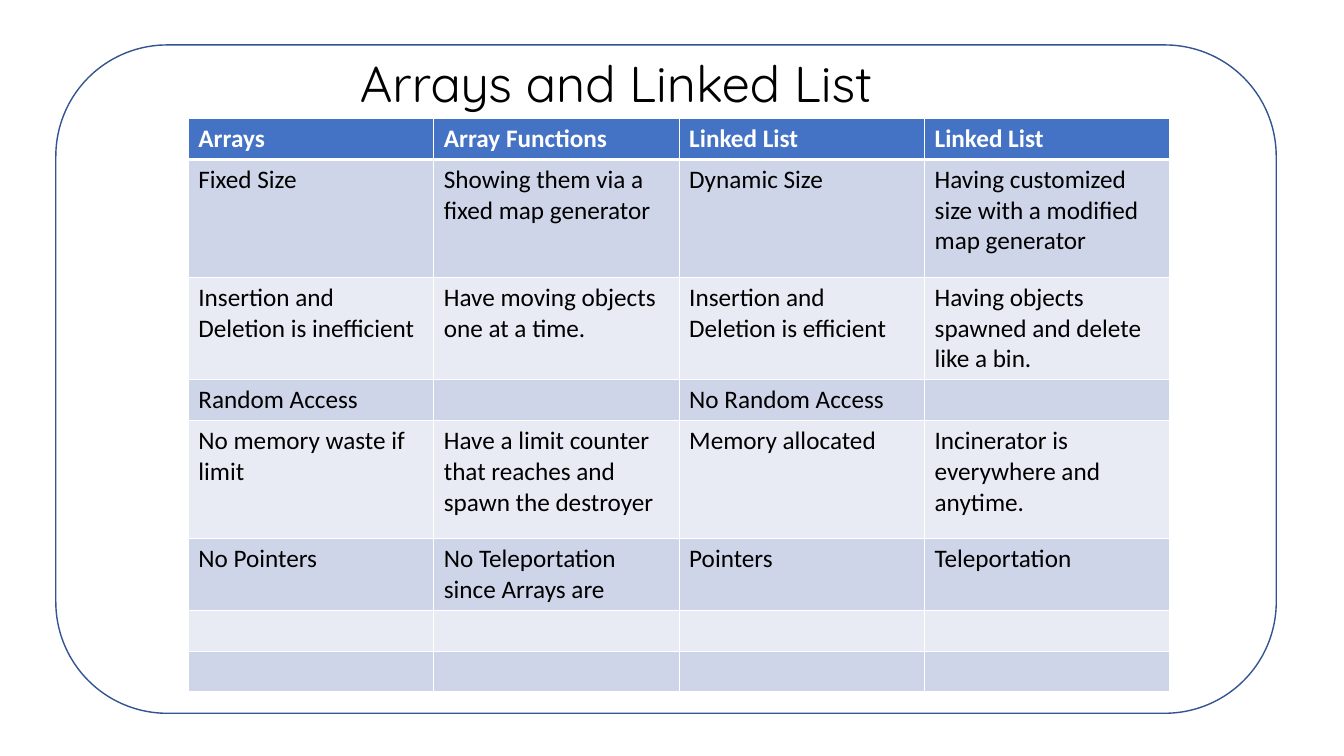
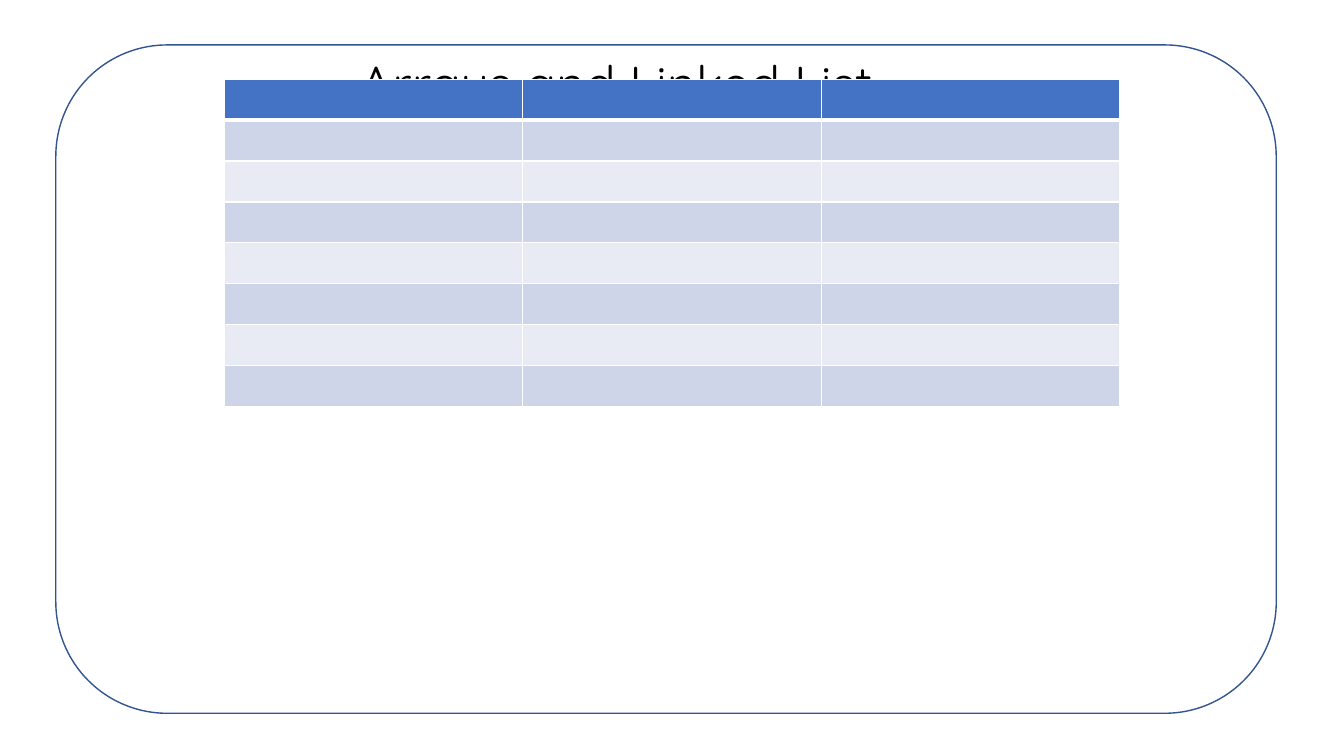
Before and after one commit to normannguyen/Matchablks, a slide deck: slide 5 of SIP_Round1_SIP_Norman-2.pptx. Drawn at 1344x756 pixels with LibreOffice and Linux fonts; fonts in the diff are those of the drawing; background and template pictures are left out. Boxes give left, top, right and bottom in pixels: in the first picture for what was removed or moved away, otherwise in the second. Text is boxed around its words. In the diff, an @@ line names an element or a change of style, - is before the commit and + after.

```diff
--- a/SIP_Round1_SIP_Norman-2.pptx
+++ b/SIP_Round1_SIP_Norman-2.pptx
@@ table added at (224,80,1119,406), 8 rows, 3 columns @@
+ |  | 
+ |  | 
+ |  | 
+ |  | 
+ |  | 
+ |  | 
+ |  | 
+ |  | 
@@ table removed at (189,119,1169,688), 8 rows, 4 columns @@
-Arrays | Array Functions | Linked List | Linked List
-Fixed Size | Showing them via a fixed map generator | Dynamic Size | Having customized size with a modified map generator
-Insertion and Deletion is inefficient | Have moving objects one at a time. | Insertion and Deletion is efficient | Having objects spawned and delete like a bin.
-Random Access |  | No Random Access | 
-No memory waste if limit | Have a limit counter that reaches and spawn the destroyer | Memory allocated | Incinerator is everywhere and anytime.
-No Pointers | No Teleportation since Arrays are | Pointers | Teleportation
- |  |  | 
- |  |  | 
```
Also in this commit, not shown: 2 other slides changed, 1 slide removed, 13 other files.
